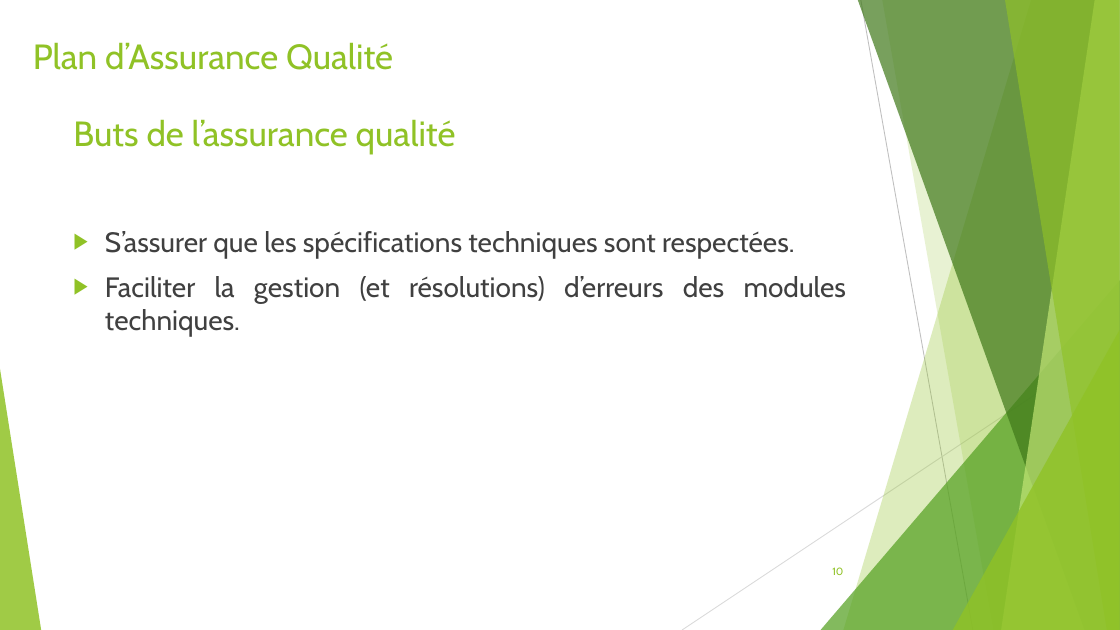
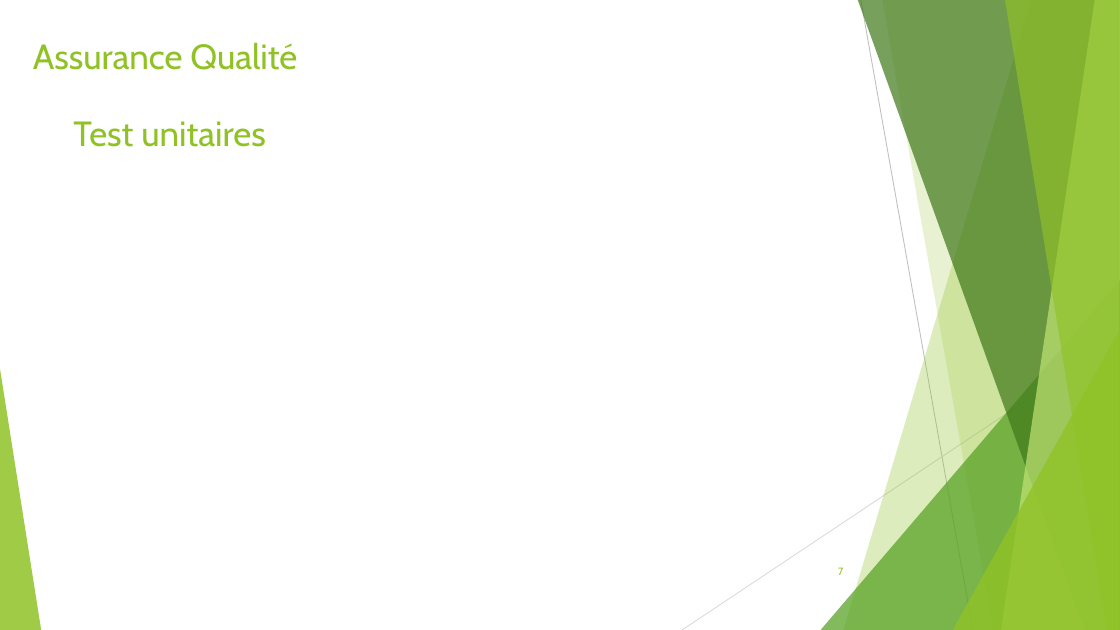
Before and after one commit to gab4321/ProjetS5, a slide deck: slide 7 of Gestion/L1 Présentation.pptx (slide 10 before the commit). Drawn at 1120x630 pixels with LibreOffice and Linux fonts; fonts in the diff are those of the drawing. Boxes give left, top, right and bottom in pixels: in the first picture for what was removed or moved away, otherwise in the second. Text is boxed around its words. In the diff, an @@ line names an element or a change of style, - is before the commit and + after.

```diff
--- a/Gestion/L1 Présentation.pptx
+++ b/Gestion/L1 Présentation.pptx
@@ title at (33,42,297,70): text changed @@
-Plan d’Assurance Qualité
+Assurance Qualité
@@ text at (73,121,265,147): text changed @@
-Buts de l’assurance qualité
+Test unitaires
@@ text removed at (105,231,847,337) @@
-▶ S’assurer que les spécifications techniques sont respectées.
-▶ Faciliter la gestion (et résolutions) d’erreurs des modules techniques.
@@ page number at (838,567,843,575): text changed @@
-10
+7
```
Also in this commit, not shown: 6 other slides changed, 2 slides added, 19 slides removed, 2 other files.
